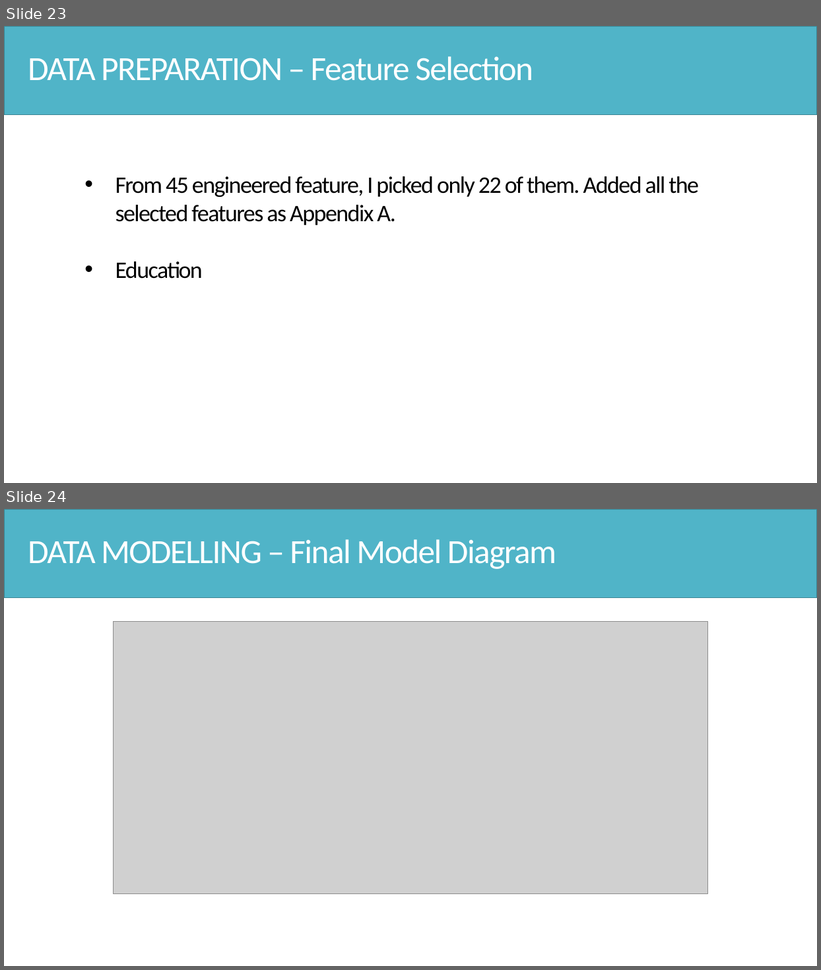
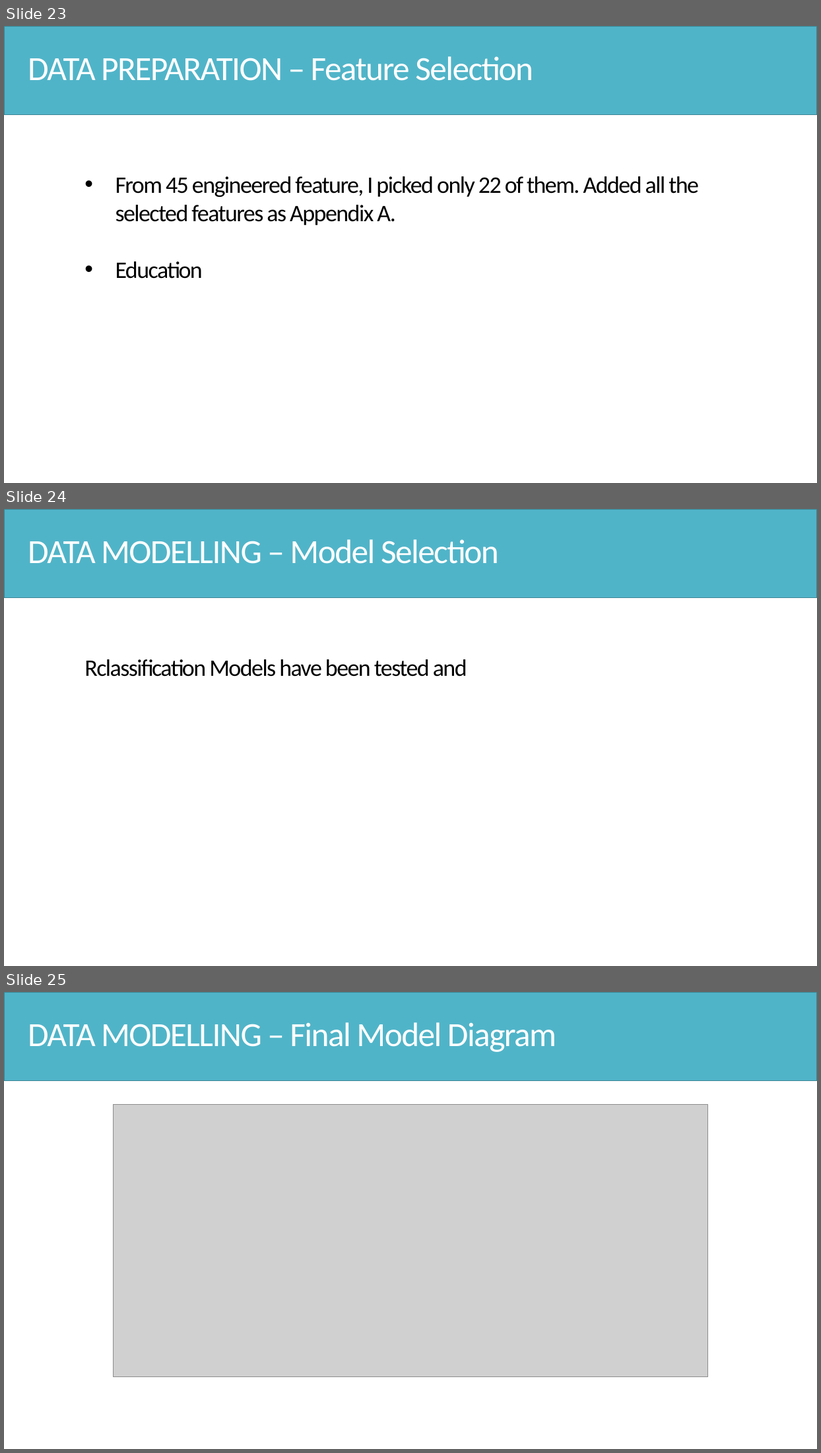
Before and after one commit to Hsgngr/dataiku_income_classification, a slide deck: Task_Presentation.pptx. Shown one above the other, each under a label of ours: slides 23 and 24 before the commit, slides 23, 24 and 25 after it. The pictures are 821x970 and 821x1453 pixels, drawn with LibreOffice and Linux fonts; fonts in the diff are those of the drawing; grey boxes stand for pictures. Boxes give left, top, right and bottom in pixels: in the first picture for what was removed or moved away, otherwise in the second. Text is boxed around its words. In the diff, an @@ line names an element or a change of style, - is before the commit and + after.

```diff
--- a/Task_Presentation.pptx
+++ b/Task_Presentation.pptx
@@ slide 24 added at bbox=[4, 509, 817, 966], background #FFFFFF @@
@@ rectangle added at bbox=[4, 509, 817, 598], fill #50B4C8, outline #3B8594 1 pt @@
@@ text added at bbox=[28, 539, 499, 564], 40 pt, text #FFFFFF @@
+DATA MODELLING – Model Selection
@@ text added at bbox=[85, 659, 467, 677], 28 pt, text #000000 @@
+Rclassification Models have been tested and
@@ what was slide 24 is now slide 25 @@
```
Also in this commit, not shown: 1 other slide added.
